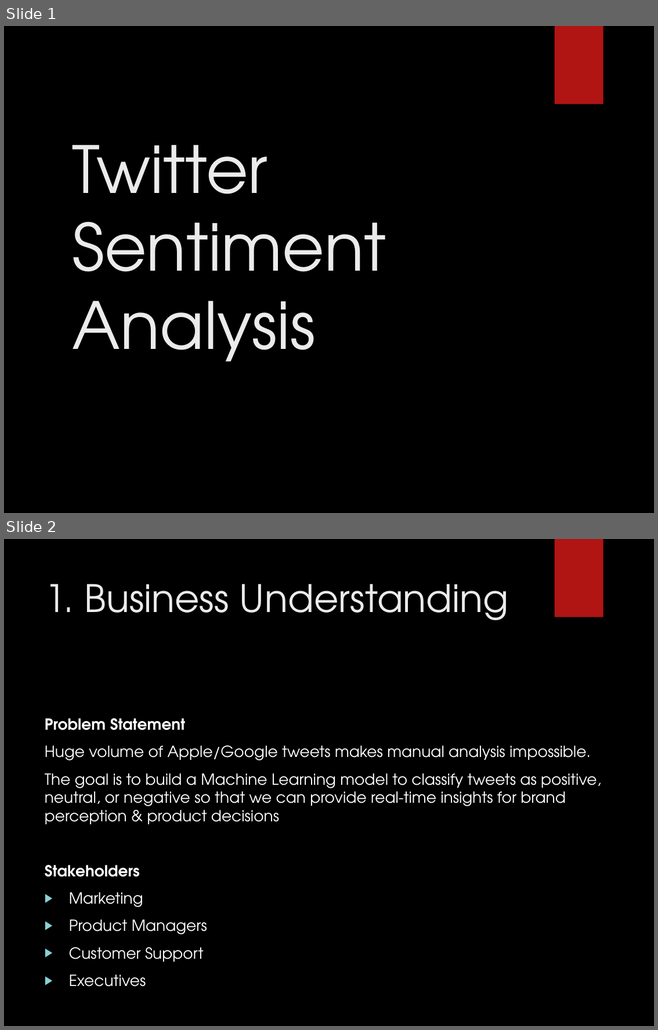
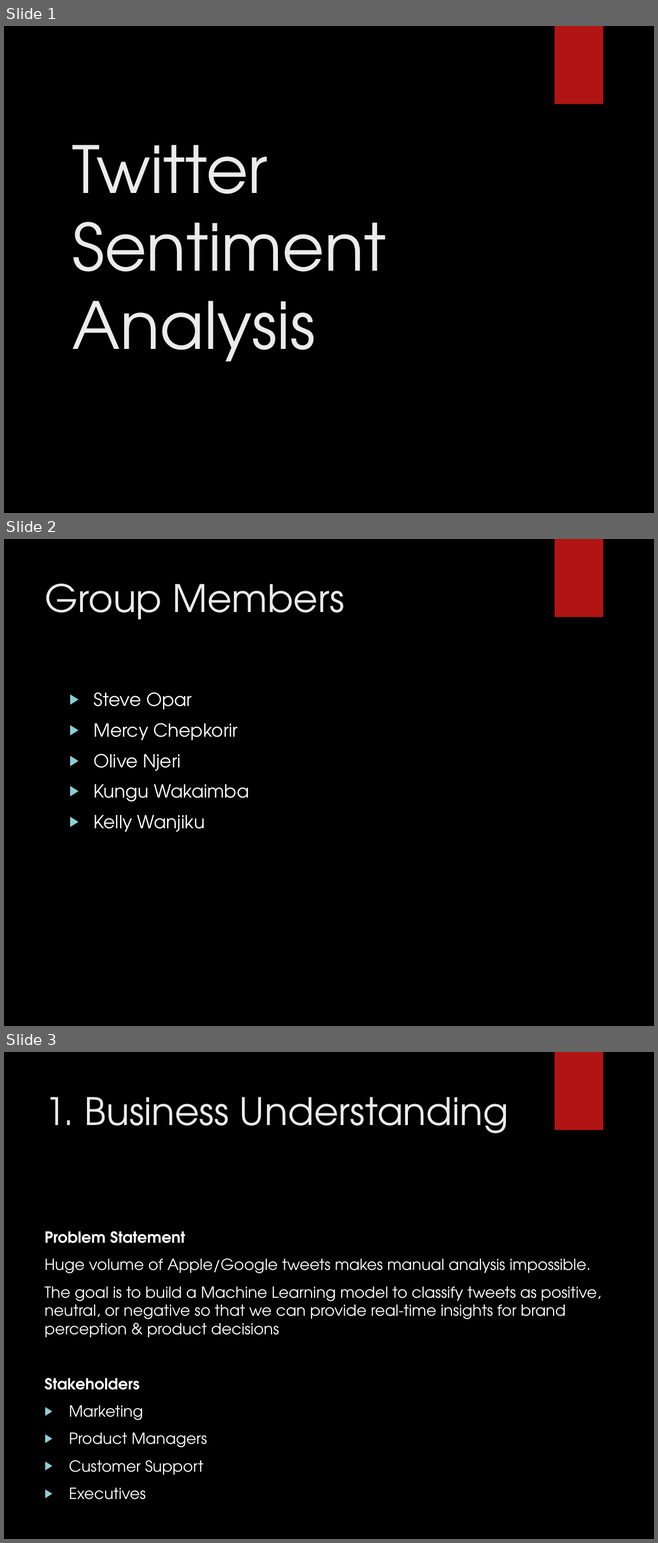
Before and after one commit to coderopar/nlp-sentiment-analysis, a slide deck: sentiment_analysis.pptx. Shown one above the other, each under a label of ours: slides 1 and 2 before the commit, slides 1, 2 and 3 after it. The pictures are 658x1030 and 658x1543 pixels, drawn with LibreOffice and Linux fonts; fonts in the diff are those of the drawing; background and template pictures are left out. Boxes give left, top, right and bottom in pixels: in the first picture for what was removed or moved away, otherwise in the second. Text is boxed around its words. In the diff, an @@ line names an element or a change of style, - is before the commit and + after.

Commit message:
Adding Group Members

```diff
--- a/sentiment_analysis.pptx
+++ b/sentiment_analysis.pptx
@@ slide 2 added at <box>4,539,654,1026</box>, background picture (left out); not listed: 1 template element that a slide beside it also shows @@
@@ title added at <box>45,584,344,620</box>, 42 pt, text #EBEBEB @@
+Group Members
@@ text added at <box>94,692,249,832</box>, 20 pt, text #FFFFFF @@
+▶ Steve Opar
+▶ Mercy Chepkorir
+▶ Olive Njeri
+▶ Kungu Wakaimba
+▶ Kelly Wanjiku
@@ what was slide 2 is now slide 3 @@
```
